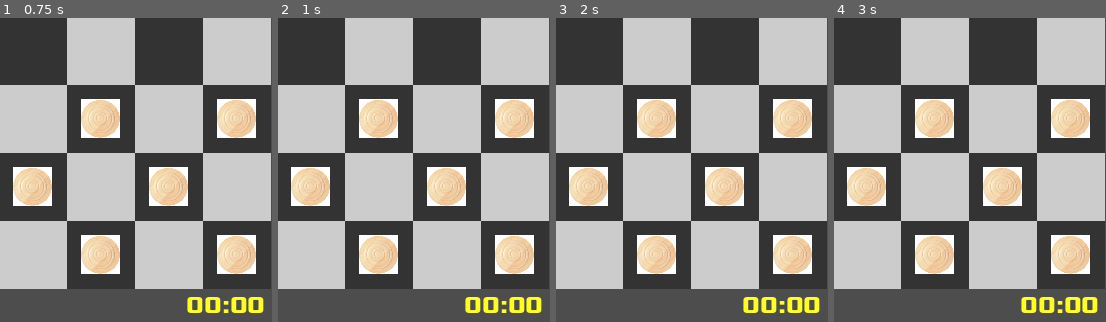
Above: before the commit, frames 1-4 (left to right).
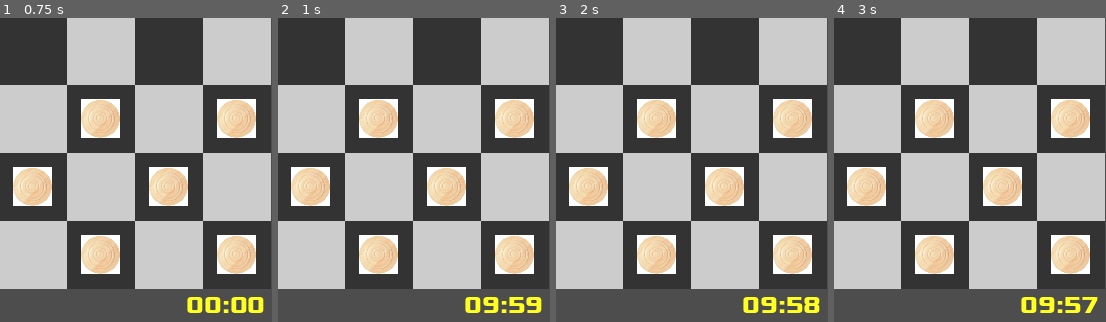
Above: after the commit, the same moments.

Repository: Luca-Milioli/Checkers
Game: Godot game, scene res://scenes/main.tscn
Two runs of this game, one before a commit and one after it. Both use one fixed random seed, a clock stepped at 60 frames per second and the inputs below.
Inputs (mouse positions are % of the whole screen's width and height, from its top left):
- Up to frame 1 (0.75 s): tap Enter at 0.5 s; move the mouse to (6, 11) at 0.52 s; click (6, 11) at 0.67 s
- Up to frame 2 (1 s): no input
- Up to frame 3 (2 s): tap Space at 1.25 s; move the mouse to (31, 33) at 1.27 s; click (31, 33) at 1.42 s
- Up to frame 4 (3 s): tap Enter at 2 s; move the mouse to (19, 11) at 2.02 s; click (19, 11) at 2.17 s; tap Space at 2.75 s; move the mouse to (31, 11) at 2.77 s; click (31, 11) at 2.92 s
The pictures show only the part of the screen within x 50-100%, y 50-100%; the shares and areas given below are measured in that part.

Frame 1 is identical in both runs. In frame 2, 0.2% of the frame differs, in the area x 75-97%, y 91-98%; in frame 3, 0.2%; in frame 4, 0.4%, in the area x 75-98%, y 91-98%.

Commit message:
player class

Diff:
--- a/checkers/project.godot
+++ b/checkers/project.godot
@@ -12,7 +12,7 @@
 
 config/name="Checkers"
 run/main_scene="res://scenes/main.tscn"
-config/features=PackedStringArray("4.4", "Mobile")
+config/features=PackedStringArray("4.3", "Mobile")
 boot_splash/fullsize=false
 config/icon="res://icon.svg"
 
--- a/checkers/scenes/main.tscn
+++ b/checkers/scenes/main.tscn
@@ -1,8 +1,9 @@
-[gd_scene load_steps=8 format=3 uid="uid://durfvn0w6iv78"]
+[gd_scene load_steps=9 format=3 uid="uid://durfvn0w6iv78"]
 
-[ext_resource type="Script" uid="uid://ccfjqn3ybn42p" path="res://scripts/main.gd" id="1_pptng"]
+[ext_resource type="Script" path="res://scripts/main.gd" id="1_pptng"]
 [ext_resource type="PackedScene" uid="uid://bmwwouhjteyui" path="res://scenes/board.tscn" id="1_qq4w8"]
 [ext_resource type="FontFile" uid="uid://fmy6dk7ybvpd" path="res://art/fonts/xolonium/xolonium-fonts-4.1/ttf/Xolonium-Bold.ttf" id="2_ly7go"]
+[ext_resource type="PackedScene" uid="uid://b53hwusjwh0mi" path="res://scenes/player.tscn" id="4_tsokc"]
 
 [sub_resource type="LabelSettings" id="LabelSettings_hrhvo"]
 font = ExtResource("2_ly7go")
@@ -96,7 +97,9 @@
 label_settings = SubResource("LabelSettings_vfwxg")
 horizontal_alignment = 2
 
-[node name="UpdateLabel" type="Timer" parent="."]
-autostart = true
+[node name="Player1" parent="." instance=ExtResource("4_tsokc")]
 
-[connection signal="timeout" from="UpdateLabel" to="VBoxContainer/TopHUD/Player2Timer" method="_on_update_label_timeout"]
+[node name="Player2" parent="." instance=ExtResource("4_tsokc")]
+
+[connection signal="update_label" from="Player1" to="." method="_on_player_1_update_label"]
+[connection signal="update_label" from="Player2" to="." method="_on_player_2_update_label"]
--- /dev/null
+++ b/checkers/scenes/player.tscn
@@ -0,0 +1,10 @@
+[gd_scene load_steps=2 format=3 uid="uid://b53hwusjwh0mi"]
+
+[ext_resource type="Script" path="res://scripts/player_plus_timer.gd" id="1_cqyol"]
+
+[node name="PlayerPlusTimer" type="Node"]
+script = ExtResource("1_cqyol")
+
+[node name="Updater" type="Timer" parent="."]
+
+[connection signal="timeout" from="Updater" to="." method="_on_updater_timeout"]
--- a/checkers/scripts/game_logic.gd
+++ b/checkers/scripts/game_logic.gd
@@ -13,32 +13,23 @@
 var grid : Board
 var white_turn : bool
 var winner : int
+var player1 : Player
+var player2: Player
 var old_cell : Vector2i
 var new_cell : Vector2i
 var available_moves
 var available_captures
+
+
+func set_players(player1: Player, player2: Player):
+	self.player1 = player1
+	self.player2 = player2
 
 func connect_to_target(receiver):
 	self.player_changed.connect(receiver._player_changed)
 	self.piece_moved.connect(receiver._on_piece_moved)
 	self.capture.connect(receiver._on_capture)
 	self.new_king.connect(receiver._on_new_king)
-
-# METTI IN CLASSE PLAYER
-var seconds: int
-
-# Called when the node enters the scene tree for the first time.
-func _ready() -> void:
-	self.seconds = 600
-
-func format_time() -> void:
-	var minutes = self.seconds / 60
-	var secs = self.seconds % 60
-	self.text = "%02d:%02d" % [minutes, secs]
-
-func _on_update_label_timeout() -> void:
-	self.seconds -= 1
-	self.format_time()
 
 func setup_matrix() -> void:
 	_create_matrix(SIZE, SIZE)
@@ -82,8 +73,9 @@
 		self.new_king.emit(old_cell)
 
 func _change_turn():
-	self.white_turn = not self.white_turn
-	self.player_changed.emit(self.white_turn)
+	self.player1.set_playing(!self.player1.is_playing())
+	self.player2.set_playing(!self.player2.is_playing())
+	self.player_changed.emit(self.player1.is_playing())
 
 func _make_move():
 	await self.move_ready
@@ -104,7 +96,8 @@
 		available_moves = {}
 
 func game_start():
-	self.white_turn = true
+	self.player1.set_playing(true)
+	self.player2.set_playing(false)
 	_update_available_moves()
 	while not self.winner:
 		if await _make_move():
--- a/checkers/scripts/grid.gd
+++ b/checkers/scripts/grid.gd
@@ -85,6 +85,7 @@
 	if tile_coord != man_coord:
 		if(self.man_reference.is_selected()):
 			self.move_selected.emit(man_coord, tile_coord)
+			print("gfsssdf")
 
 func _on_piece_moved(old_cell, new_cell):
 	var old_tile = self.get_cell(old_cell.x, old_cell.y)
--- a/checkers/scripts/main.gd
+++ b/checkers/scripts/main.gd
@@ -1,12 +1,30 @@
 extends Control
 
-var logic : GameLogic
 @onready var gui = $VBoxContainer/Board/Grid
+#@onready var label_updater = $UpdateLabel
+@onready var player1 = $Player1
+@onready var player2 = $Player2
+
 func _ready():
-	self.logic = GameLogic.new()
-	self.logic.connect_to_target(self.gui)
-	self.gui.connect_to_target(self.logic)
-	self.logic.setup_matrix()
+	self.player1.inizialize("Luca", 12, true, false)
+	self.player1.set_time_left(600)
+	self.player2.inizialize("Federico", 12, false, false)
+	self.player2.set_time_left(600)
+
+	var logic = GameLogic.new()
+	logic.set_players(player1, player2)
+	logic.setup_matrix()
+	logic.connect_to_target(self.gui)
+	gui.connect_to_target(logic)
+
+	#self.logic.print_board()
 	self.gui.setup_gui(logic.get_board())
-	self.logic.set_grid(self.gui)
-	self.logic.game_start()
+	logic.set_grid(self.gui)
+	logic.game_start()
+
+
+func _on_player_1_update_label() -> void:
+	$VBoxContainer/BotHUD/Player1Timer.text = self.player1.format_time()
+
+func _on_player_2_update_label() -> void:
+	$VBoxContainer/TotHUD/Player1Timer.text = self.player2.format_time()
--- a/checkers/scripts/man.gd
+++ b/checkers/scripts/man.gd
@@ -11,8 +11,6 @@
 const DEFAULT_MODULATE = Color(1,1,1,1)
 const CLICK_MODULATE = Color(0.4, 1, 0.8, 1)
 
-signal piece_moved(src_cell)
-
 # Called when the node enters the scene tree for the first time.
 func _ready() -> void:
 	self._is_selected = false
@@ -20,9 +18,6 @@
 # Called every frame. 'delta' is the elapsed time since the previous frame.
 func _process(delta: float) -> void:
 	pass
-
-func connect_to_target(receiver):
-	self.piece_moved.connect(receiver._on_piece_moved)
 
 func set_image(white = true):
 	var path = "res://art/white_man.jpg" if white else "res://art/black_man.jpg"
@@ -89,8 +84,3 @@
 	if _check_move(move, board):
 		avail_moves.push_back(move)
 	return avail_moves
-
-#func _move(new_cell):
-#	var old_cell = self.get_coordinates()
-#	self.set_coordinates(new_cell.x, new_cell.y)
-#	self.piece_moved.emit(old_cell, self.get_coordinates())
--- /dev/null
+++ b/checkers/scripts/player.gd
@@ -0,0 +1,44 @@
+extends Node
+class_name Player
+
+var _ign : String
+var _man_number : int
+var _white : bool
+var _playing : bool
+var _winner : bool
+
+func inizialize(name: String, man_number: int, white: bool, playing: bool):
+	self.set_name(name)
+	self.set_man_number(man_number)
+	self.set_white(white)
+	self._playing = playing # evito problemi di override
+
+func get_ign():
+	return self.ign
+
+func get_man_number():
+	return self._man_number
+
+func is_white():
+	return self._white
+
+func is_playing():
+	return self._playing
+
+func is_winner():
+	return self._winner
+
+func set_ign(name: String):
+	self._ign = name
+
+func set_man_number(man_number: int):
+	self._man_number = man_number
+
+func set_white(white: bool):
+	self._white = white
+
+func set_playing(playing: bool):
+	self._playing = playing
+
+func set_winner(winner: bool):
+	self._winner = winner
--- /dev/null
+++ b/checkers/scripts/player_plus_timer.gd
@@ -0,0 +1,31 @@
+# adds a timer to the player (create a player_plus_timer object if you want
+# the countdown), create player object if not
+
+extends Player
+class_name PlayerPlusTimer
+
+var _time_left : int
+signal update_label
+
+func set_time_left(time_left: int):
+	self._time_left = time_left
+
+func get_time_left():
+	return self._time_left
+
+func format_time() -> String:
+	var minutes = self.get_time_left() / 60
+	var secs = self.get_time_left() % 60
+	return "%02d:%02d" % [minutes, secs]
+
+func set_playing(playing: bool):
+	super.set_playing(playing)
+	if playing:
+		$Updater.start()
+	else:
+		$Updater.stop()
+
+func _on_updater_timeout() -> void:
+	# self.set_time_left(self.get_time_left() - 1)
+	self._time_left -= 1
+	self.update_label.emit()
--- a/checkers/scripts/player_timer.gd
+++ /dev/null
@@ -1,15 +0,0 @@
-extends Label
-
-var seconds: int
-# Called when the node enters the scene tree for the first time.
-func _ready() -> void:
-	self.seconds = 600
-
-func format_time() -> void:
-	var minutes = self.seconds / 60
-	var secs = self.seconds % 60
-	self.text = "%02d:%02d" % [minutes, secs]
-
-func _on_update_label_timeout() -> void:
-	self.seconds -= 1
-	self.format_time()
Not shown, changed: checkers/art/fonts/architect-s-daughter/ArchitectsDaughter.ttf.import
Not shown, changed: checkers/art/fonts/cmu-typewriter/Typewriter/cmunit.ttf.import
Not shown, changed: checkers/art/fonts/cmu-typewriter/Typewriter/cmuntb.ttf.import
Not shown, changed: checkers/art/fonts/cmu-typewriter/Typewriter/cmuntt.ttf.import
Not shown, changed: checkers/art/fonts/cmu-typewriter/Typewriter/cmuntx.ttf.import
Not shown, changed: checkers/art/fonts/connection/Connection.otf.import
Not shown, changed: checkers/art/fonts/connection/ConnectionBold.otf.import
Not shown, changed: checkers/art/fonts/connection_ii/ConnectionII.otf.import
Not shown, changed: checkers/art/fonts/droid-sans/DroidSans-Bold.ttf.import
Not shown, changed: checkers/art/fonts/droid-sans/DroidSans.ttf.import
Not shown, changed: checkers/art/fonts/kirifont/KiriFont.otf.import
Not shown, changed: checkers/art/fonts/kirifont/KiriFont.ttf.import
(and 40 more such lines)
